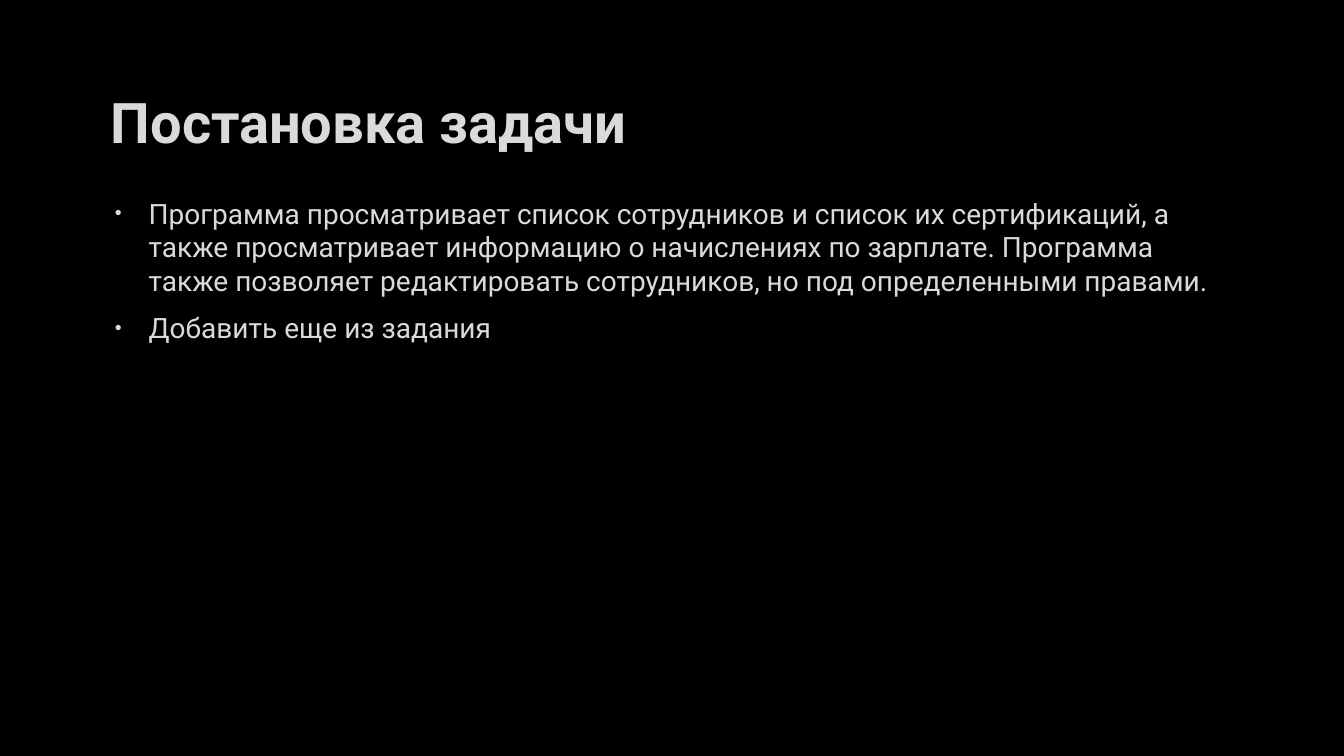
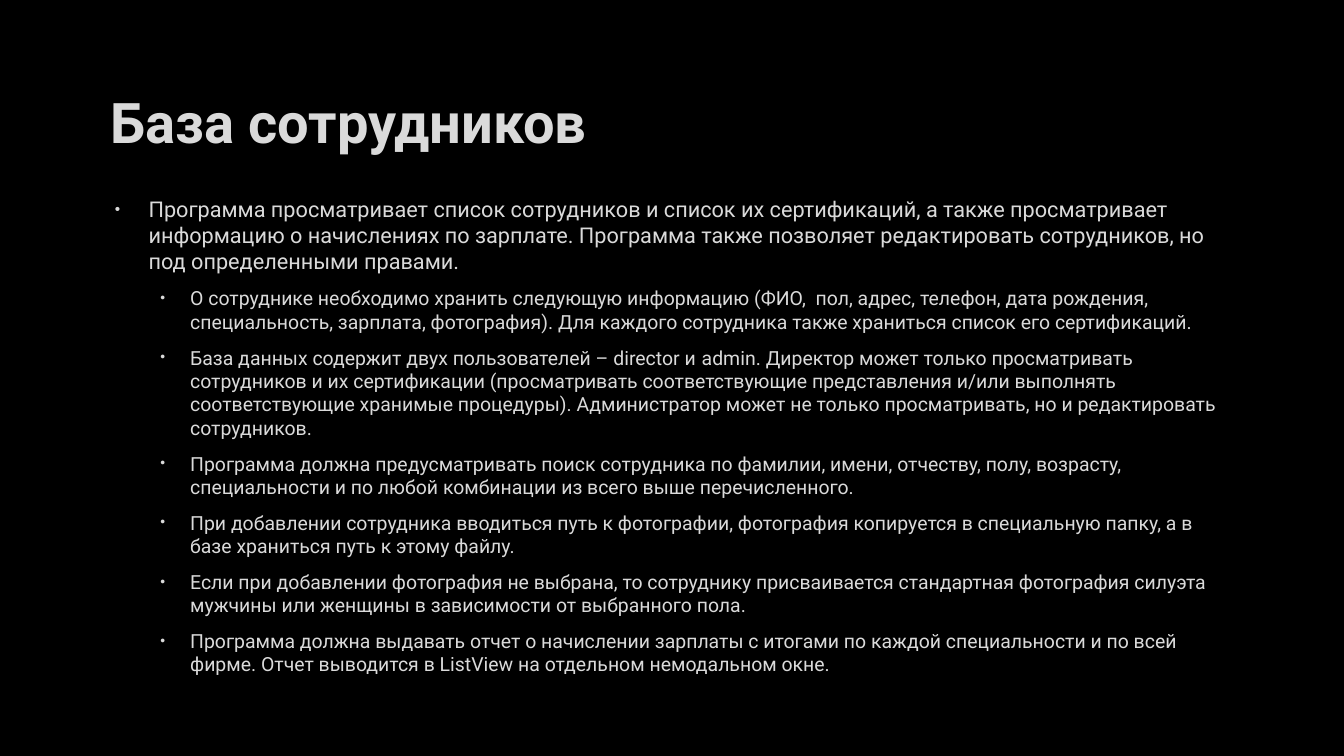
Before and after one commit to fermersky/Cource-Project, a slide deck: slide 2 of kys.pptx. Drawn at 1344x756 pixels with LibreOffice and Linux fonts; fonts in the diff are those of the drawing; background and template pictures are left out. Boxes give left, top, right and bottom in pixels: in the first picture for what was removed or moved away, otherwise in the second. Text is boxed around its words. In the diff, an @@ line names an element or a change of style, - is before the commit and + after.

```diff
--- a/kys.pptx
+++ b/kys.pptx
@@ title at (111, 103, 587, 155): text changed @@
-Постановка задачи
+  База сотрудников
@@ text at (149, 200, 1204, 274): size 20 to 15.5 pt in "Программа просматривает список сотрудников и список их ..." @@
@@ text at (190, 289, 1216, 652): text changed; size 20 to 13.9 pt @@
-• Добавить еще из задания
+  • О сотруднике необходимо хранить следующую информацию (ФИО, пол, адрес, телефон, дата рождения, специальность, зарплата, фотография). Для каждого сотрудника также храниться список его сертификаций.
+  • База данных содержит двух пользователей – director и admin. Директор может только просматривать сотрудников и их сертификации (просматривать соответствующие представления и/или выполнять соответствующие хранимые процедуры). Администратор может не только просматривать, но и редактировать сотрудников.
+  • Программа должна предусматривать поиск сотрудника по фамилии, имени, отчеству, полу, возрасту, специальности и по любой комбинации из всего выше перечисленного.
+  • При добавлении сотрудника вводиться путь к фотографии, фотография копируется в специальную папку, а в базе храниться путь к этому файлу.
+  • Если при добавлении фотография не выбрана, то сотруднику присваивается стандартная фотография силуэта мужчины или женщины в зависимости от выбранного пола.
+  • Программа должна выдавать отчет о начислении зарплаты с итогами по каждой специальности и по всей фирме. Отчет выводится в ListView на отдельном немодальном окне.
```
Also in this commit, not shown: 2 other slides changed, 8 slides added, 3 slides removed, 37 other files.
